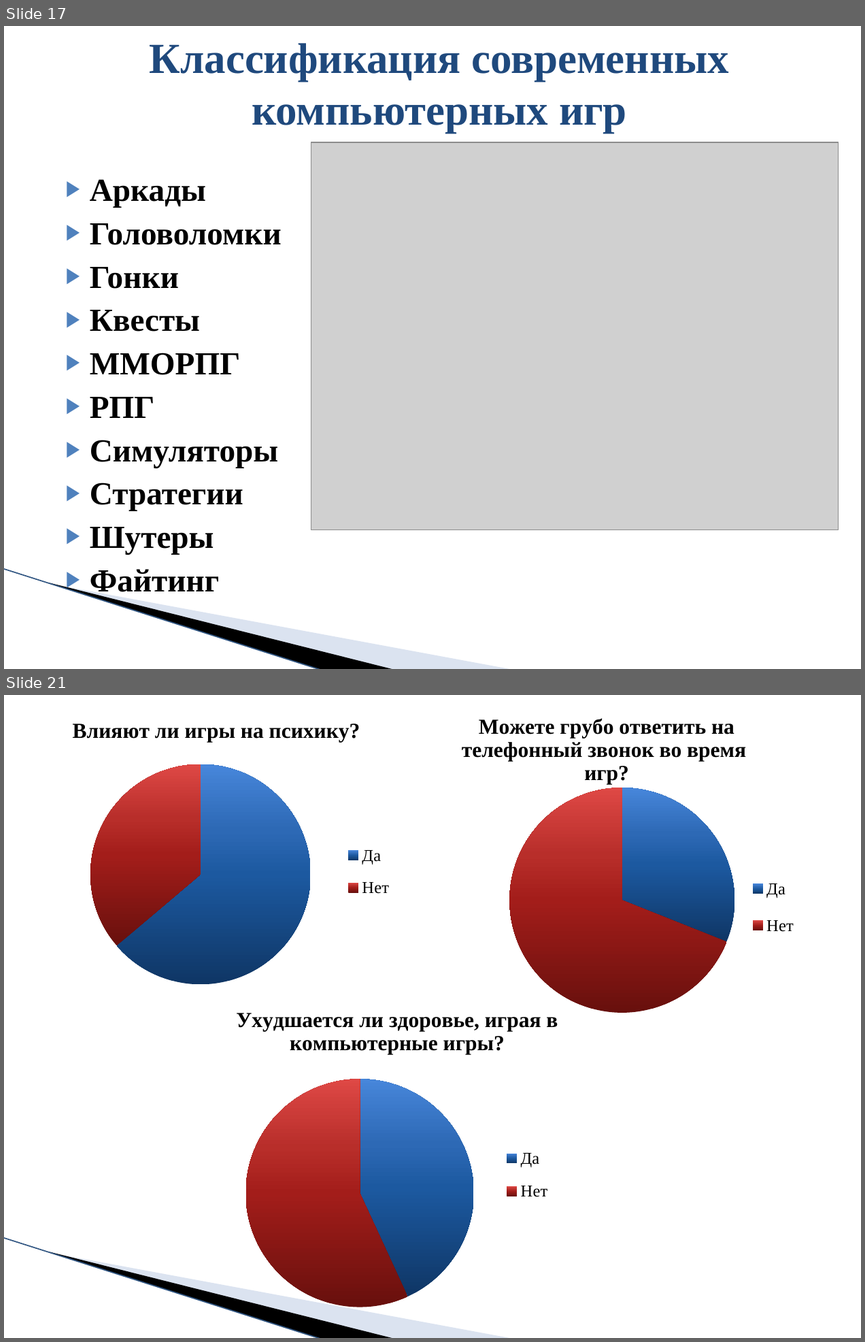
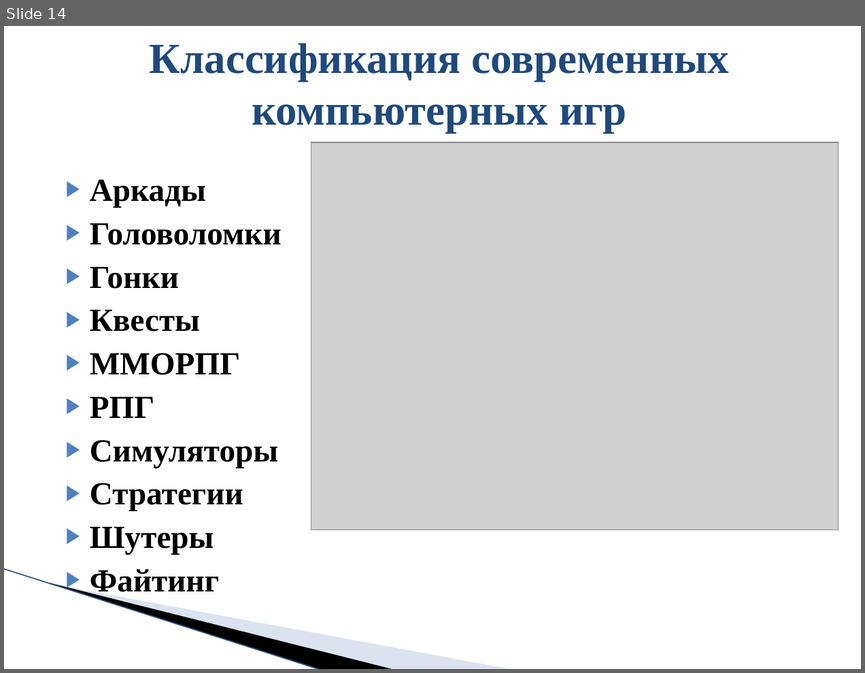
Before and after one commit to AlexanderSokolov69/PyGame_6_7_class, a slide deck: 01. Знакомство/prezentatsiya_igry1.pptx. Shown one above the other, each under a label of ours: slides 17 and 21 before the commit, slide 14 after it; the slides between them are not shown. The pictures are 865x1342 and 865x673 pixels, drawn with LibreOffice and Linux fonts; fonts in the diff are those of the drawing; grey boxes stand for pictures; background and template pictures are left out. Boxes give left, top, right and bottom in pixels: in the first picture for what was removed or moved away, otherwise in the second. Text is boxed around its words. In the diff, an @@ line names an element or a change of style, - is before the commit and + after.

```diff
--- a/01. Знакомство/prezentatsiya_igry1.pptx
+++ b/01. Знакомство/prezentatsiya_igry1.pptx
@@ slide 21 removed at bbox=[4, 695, 861, 1338], background picture (left out); not listed: 3 template elements that a slide beside it also shows @@
@@ pie chart removed at bbox=[14, 706, 446, 997] @@
-title "Влияют ли игры на психику?"
-categories: Да, Нет
-Series 1: 64, 36
@@ pie chart removed at bbox=[446, 697, 851, 1037] @@
-title "Можете грубо ответить на телефонный звонок во время  игр?"
-categories: Да, Нет
-Series 1: 31, 69
@@ pie chart removed at bbox=[176, 989, 608, 1314] @@
-title "Ухудшается ли здоровье, играя в компьютерные игры?"
-categories: Да, Нет
-Series 1: 43, 57
@@ what was slide 17 is now slide 14 @@
```
Also in this commit, not shown: 14 other slides removed.
